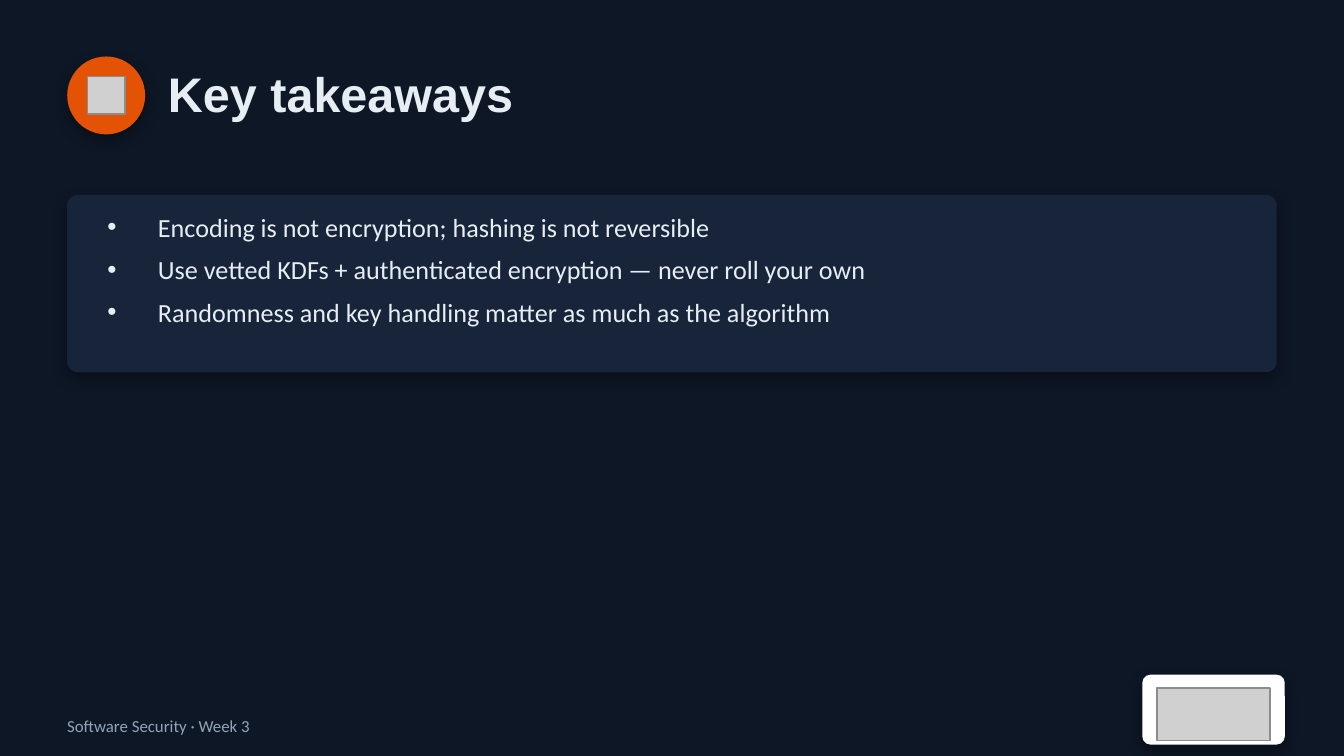
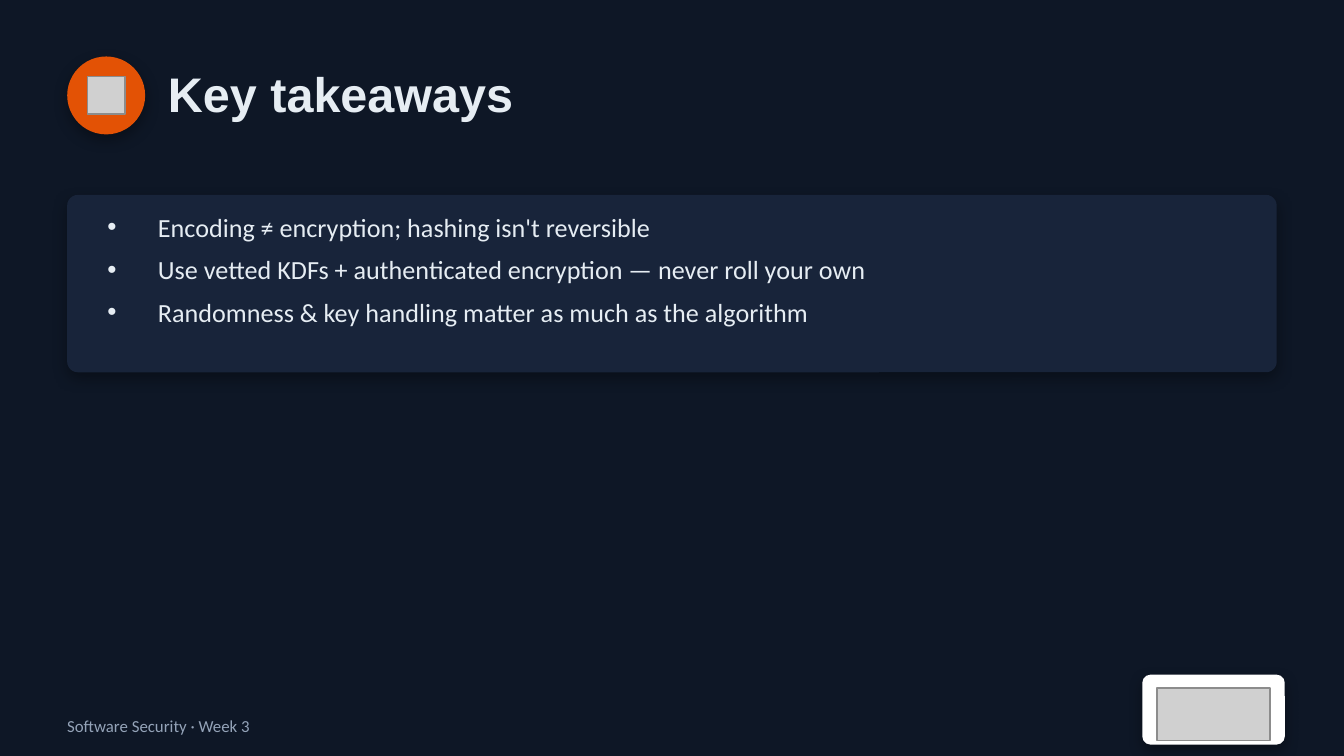
Before and after one commit to nutthakorn7/software-security, a slide deck: slide 14 of slides/pptx/week03.pptx (slide 13 before the commit). Drawn at 1344x756 pixels with LibreOffice and Linux fonts; fonts in the diff are those of the drawing; grey boxes stand for pictures. Boxes give left, top, right and bottom in pixels: in the first picture for what was removed or moved away, otherwise in the second. Text is boxed around its words. In the diff, an @@ line names an element or a change of style, - is before the commit and + after.

```diff
--- a/slides/pptx/week03.pptx
+++ b/slides/pptx/week03.pptx
@@ text at (158,219,650,242): text changed @@
-• Encoding is not encryption; hashing is not reversible
+• Encoding ≠ encryption; hashing isn't reversible
@@ text at (158,304,808,327): text changed @@
-• Randomness and key handling matter as much as the algorithm
+• Randomness & key handling matter as much as the algorithm
```
Also in this commit, not shown: 7 other slides changed, 1 slide added, 3 other files.
